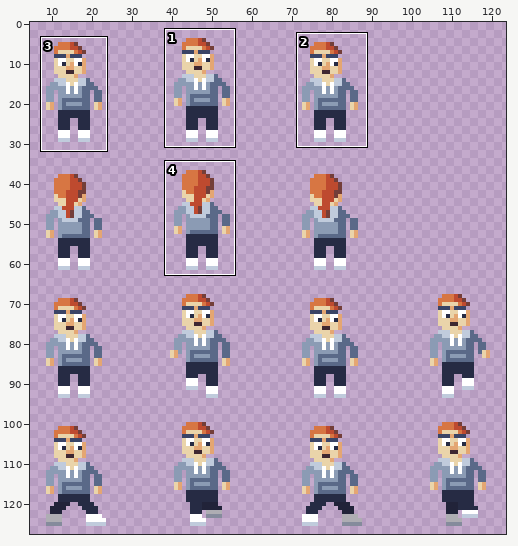
File history of a pixel-art file, assets/textures/characters/normaali_huppari_32.aseprite. The first picture is a wide view before the edit; the outline marks the close-up.
Close-up. The starting point:
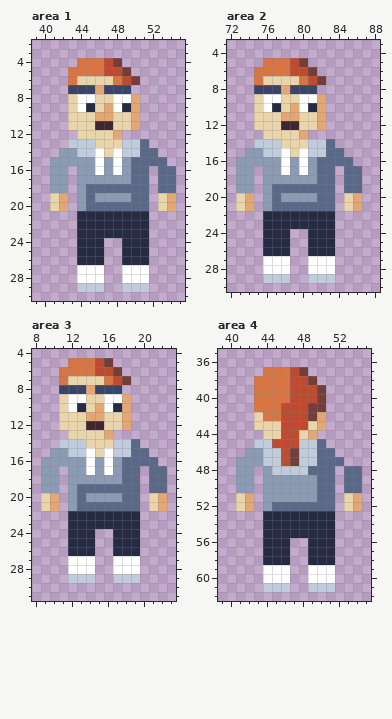
128x128 pixels, 1 frame. Shown: area 1: x 39..55, y 2..30; area 2: x 72..88, y 3..30; area 3: x 8..23, y 4..31; area 4: x 39..55, y 35..62. The wide view leaves out empty margins. The commit also changed other parts of the picture, which this record leaves out.
New version:
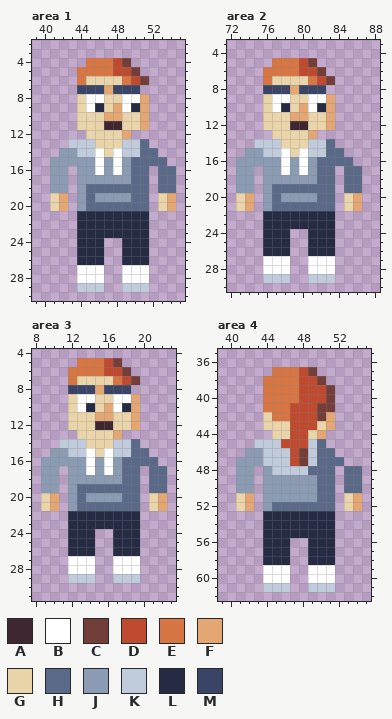
Palette (. is transparent): A #3e2731  B #ffffff  C #733e39  D #be4a2f  E #d77643  F #e4a672  G #ead4aa  H #5a6988  J #8b9bb4  K #c0cbdc  L #262b44  M #3a4466
From old to new:
--- area 1
@@ x 39..55 @@
  3 .................
- 4 .....EEEDC.......
- 5 ....EEEEDDC......
- 6 ....EGGGGEDC.....
- 7 ....MMMFMMM......
- 8 ....GBBGGBBF.....
- 9 ....GBLGFBLF.....
-10 ....GGGFFGGF.....
-11 ....GGGAAGGF.....
-12 .....GGGGF.......
+ 4 ......EEEDC......
+ 5 .....EEEEDDC.....
+ 6 .....EGGGGEDC....
+ 7 .....MMMFMMM.....
+ 8 .....GBBGGBBF....
+ 9 .....GBLGFBLF....
+10 .....GGGFFGGF....
+11 .....GGGAAGGF....
+12 ......GGGGF......
 13 ....KKKGGGKKH....
--- area 2
@@ x 72..88 @@
  4 .................
- 5 ....EEEDC........
- 6 ...EEEEDDC.......
- 7 ...EGGGGEDC......
- 8 ...MMMFMMM.......
- 9 ...GBBGGBBF......
-10 ...GBLGFBLF......
-11 ...GGGFFGGF......
-12 ...GGGAAGGF......
-13 ....GGGGF........
+ 5 .....EEEDC.......
+ 6 ....EEEEDDC......
+ 7 ....EGGGGEDC.....
+ 8 ....MMMFMMM......
+ 9 ....GBBGGBBF.....
+10 ....GBLGFBLF.....
+11 ....GGGFFGGF.....
+12 ....GGGAAGGF.....
+13 .....GGGGF.......
 14 ...KKKGGGKKH.....
--- area 3
@@ x 8..23 @@
  4 ................
- 5 ....EEEDC.......
- 6 ...EEEEDDC......
- 7 ...EGGGGEDC.....
- 8 ...MMMFMMM......
- 9 ...GBBGGBBF.....
-10 ...GBLGFBLF.....
-11 ...GGGFFGGF.....
-12 ...GGGAAGGF.....
-13 ....GGGGF.......
+ 5 .....EEEDC......
+ 6 ....EEEEDDC.....
+ 7 ....EGGGGEDC....
+ 8 ....MMMFMMM.....
+ 9 ....GBBGGBBF....
+10 ....GBLGFBLF....
+11 ....GGGFFGGF....
+12 ....GGGAAGGF....
+13 .....GGGGF......
 14 ...KKKGGGKKH....
--- area 4
@@ x 39..55 @@
 36 .................
-37 .....EEEDC.......
-38 ....EEEEDDC......
-39 ....EEEEDDDC.....
-40 ....EEEEDDDC.....
-41 ....EEEDDDCC.....
-42 ....GEEDDDCF.....
-43 ....GGGDDDGF.....
-44 .....GGDDGF......
-45 ....KKDDDKKH.....
-46 ...JJKKDCKKHH....
-47 ..JJJKKDCKKHHH...
+37 ......EEEDC......
+38 .....EEEEDDC.....
+39 .....EEEEDDDC....
+40 .....EEEEDDDC....
+41 .....EEEDDDCC....
+42 .....GEEDDDCF....
+43 .....GGGDDDGF....
+44 ......GGDDGF.....
+45 ....KKKDDDKH.....
+46 ...JJKKKDCKHH....
+47 ..JJJKKKDCKHHH...
 48 ..JJ.JKKKKHHH.HH.
